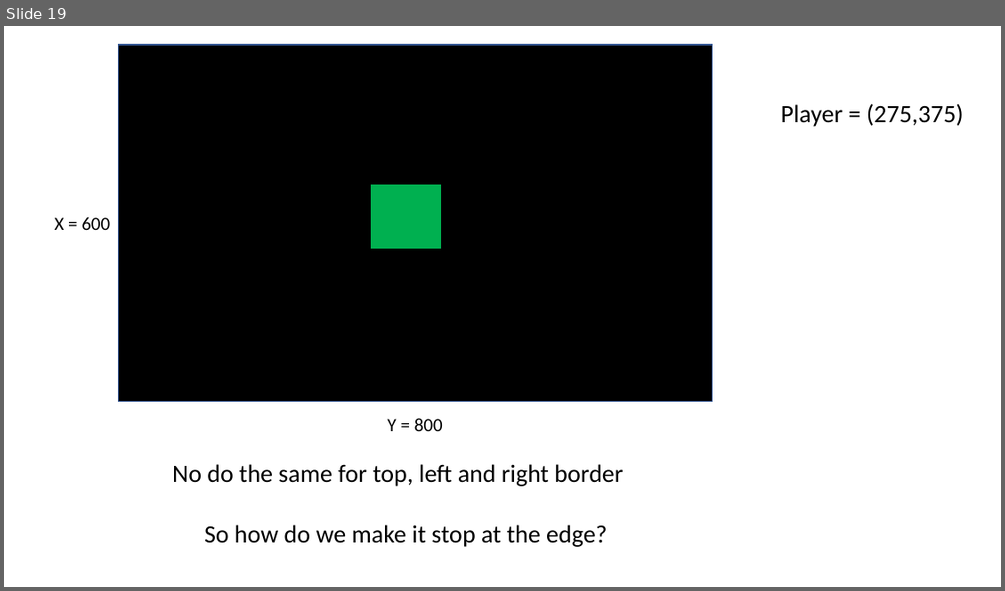
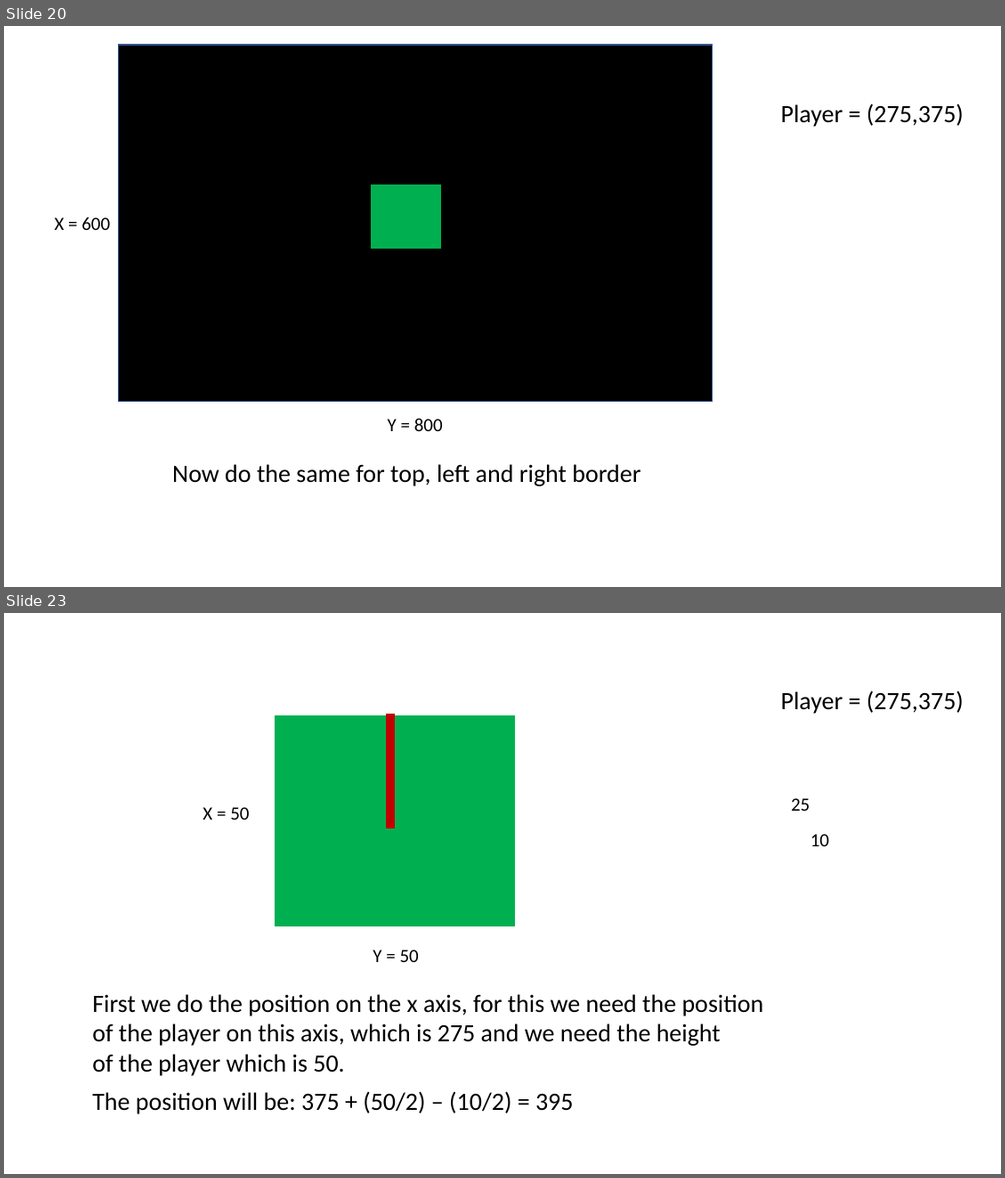
Before and after one commit to JoZonneveld/TCR-python-lessons, a slide deck: Lessons/Jaar 1/Lesson 0 - Game/Building a game.pptx. Shown one above the other, each under a label of ours: slide 19 before the commit, slides 20 and 23 after it; the slides between them are not shown. The pictures are 1005x591 and 1005x1178 pixels, drawn with LibreOffice and Linux fonts; fonts in the diff are those of the drawing; background and template pictures are left out. Boxes give left, top, right and bottom in pixels: in the first picture for what was removed or moved away, otherwise in the second. Text is boxed around its words. In the diff, an @@ line names an element or a change of style, - is before the commit and + after.

```diff
--- a/Lessons/Jaar 1/Lesson 0 - Game/Building a game.pptx
+++ b/Lessons/Jaar 1/Lesson 0 - Game/Building a game.pptx
@@ slide 23 added at (x1=4, y1=613, x2=1001, y2=1174), background #FFFFFF @@
@@ text added at (x1=781, y1=690, x2=963, y2=714), 24 pt, text #000000 @@
+Player = (275,375)
@@ rectangle added at (x1=275, y1=715, x2=515, y2=926), fill #00B050, outline #00B050 1 pt @@
@@ rectangle added at (x1=387, y1=714, x2=395, y2=827), fill #C00000, outline #C00000 1 pt @@
@@ text added at (x1=791, y1=798, x2=809, y2=811), 18 pt, text #000000 @@
+25
@@ text added at (x1=202, y1=807, x2=249, y2=819), 18 pt, text #000000 @@
+X = 50
@@ text added at (x1=810, y1=834, x2=829, y2=846), 18 pt, text #000000 @@
+10
@@ text added at (x1=372, y1=949, x2=419, y2=962), 18 pt, text #000000 @@
+Y = 50
@@ text added at (x1=92, y1=994, x2=764, y2=1076), 24 pt, text #000000 @@
+First we do the position on the x axis, for this we need the position
+of the player on this axis, which is 275 and we need the height
+of the player which is 50.
@@ text added at (x1=92, y1=1091, x2=574, y2=1114), 24 pt, text #000000 @@
+The position will be: 375 + (50/2) – (10/2) = 395
@@ what was slide 19 is now slide 20 @@
@@ slide 20 changed as well @@
@@ text at (x1=172, y1=464, x2=640, y2=486): text changed @@
-No do the same for top, left and right border
+Now do the same for top, left and right border
@@ text removed at (x1=204, y1=524, x2=607, y2=547) @@
-So how do we make it stop at the edge?
```
Also in this commit, not shown: 10 other slides changed, 5 other slides added, 1 slide removed.
